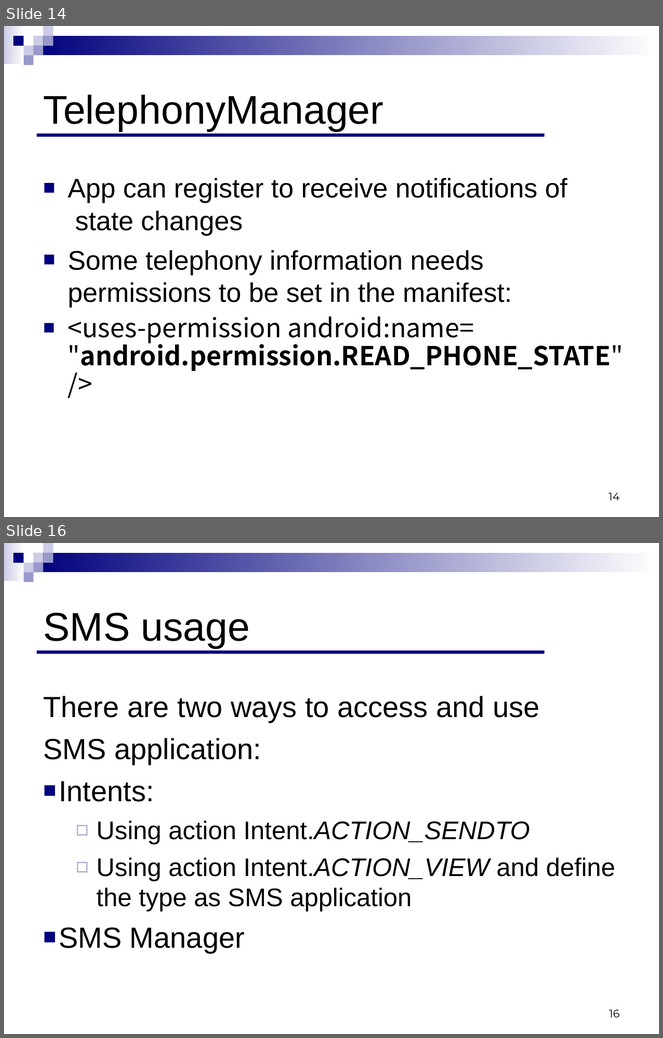
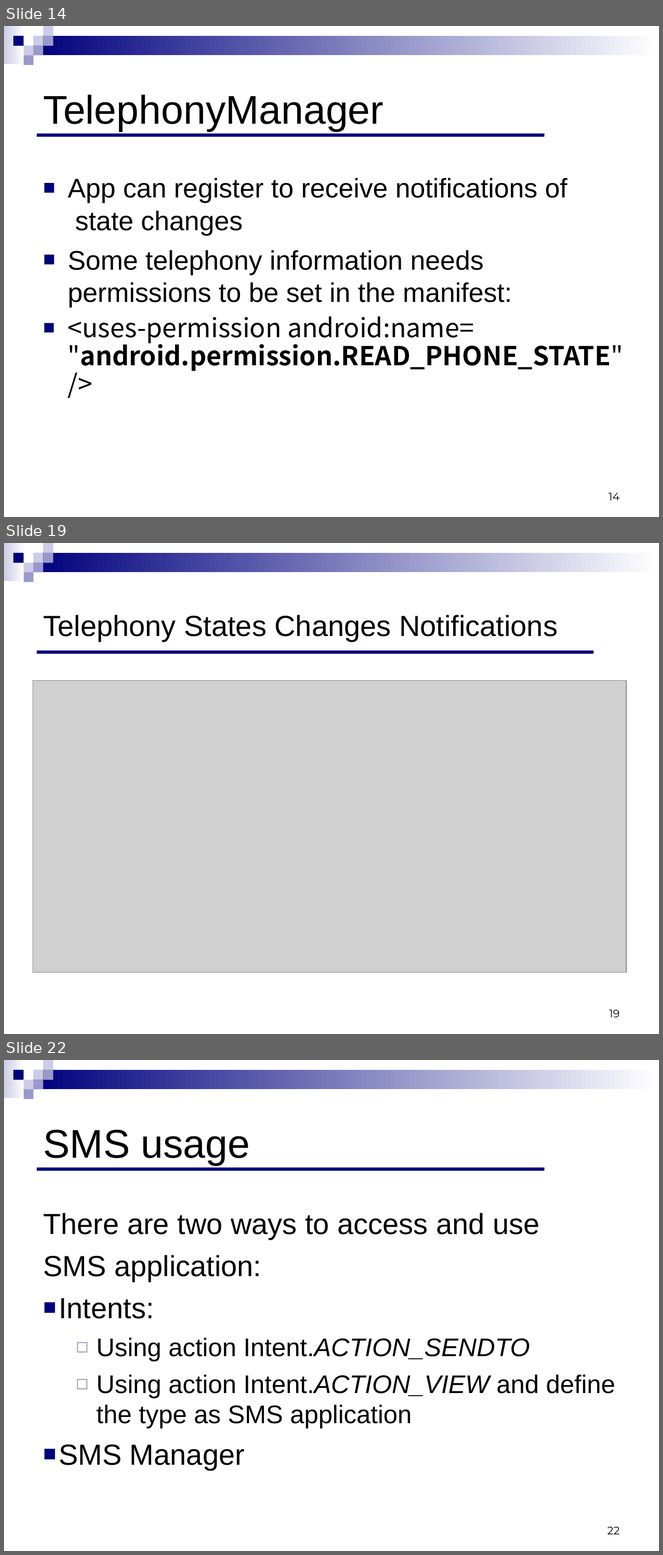
Before and after one commit to ndavidor/SmsTelephony, a slide deck: Telephony&SMS.ppt. Shown one above the other, each under a label of ours: slides 14 and 16 before the commit, slides 14, 19 and 22 after it; the slides between them are not shown. The pictures are 663x1038 and 663x1555 pixels, drawn with LibreOffice and Linux fonts; fonts in the diff are those of the drawing; grey boxes stand for pictures. Boxes give left, top, right and bottom in pixels: in the first picture for what was removed or moved away, otherwise in the second. Text is boxed around its words. In the diff, an @@ line names an element or a change of style, - is before the commit and + after.

```diff
--- a/Telephony&SMS.ppt
+++ b/Telephony&SMS.ppt
@@ slide 19 added at [4, 543, 659, 1034], background #FFFFFF; not listed: 9 template elements that a slide beside it also shows @@
@@ title added at [44, 615, 558, 642], 32 pt, text #000000 @@
+Telephony States Changes Notifications
@@ line added from (37, 652) to (594, 652), #00007D 3.49 pt @@
@@ picture added at [33, 681, 626, 973] @@
@@ page number added at [609, 1010, 620, 1018], 12 pt, text #000000 @@
+19
@@ what was slide 16 is now slide 22 @@
@@ page number at [608, 1527, 620, 1535]: text changed @@
-16
+22
```
Also in this commit, not shown: 6 other slides added, 1 slide removed.
